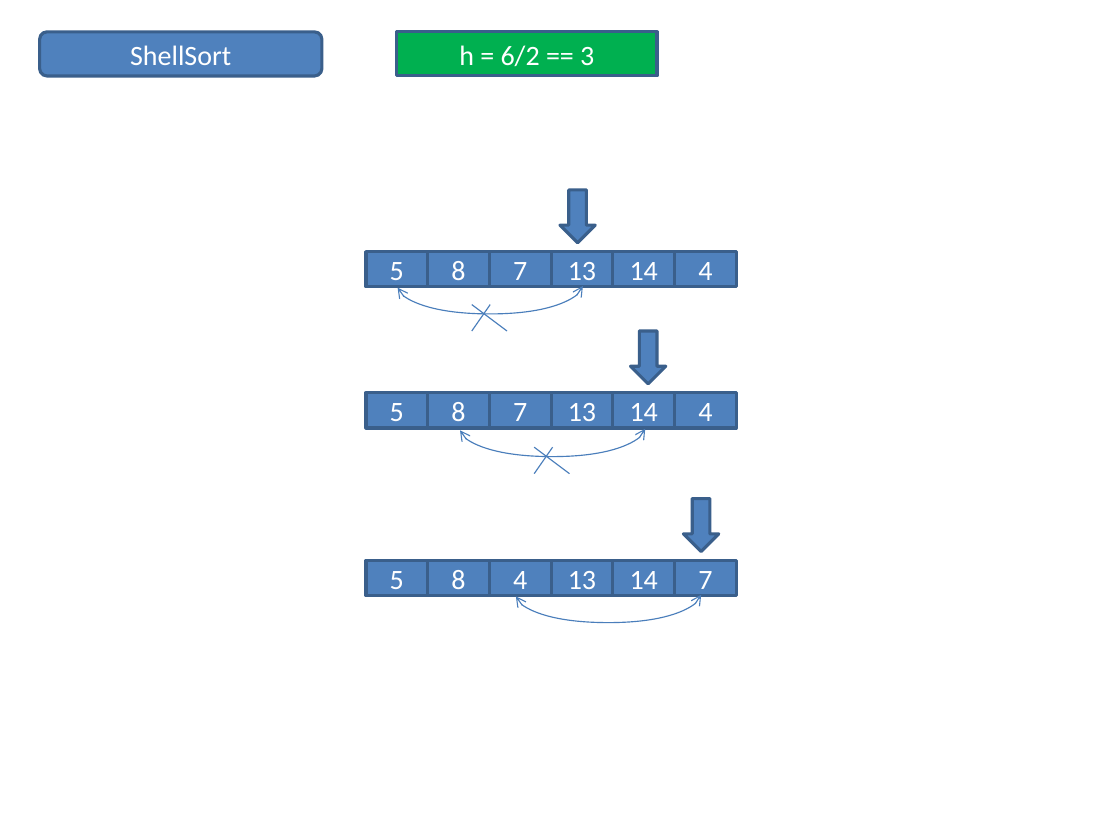
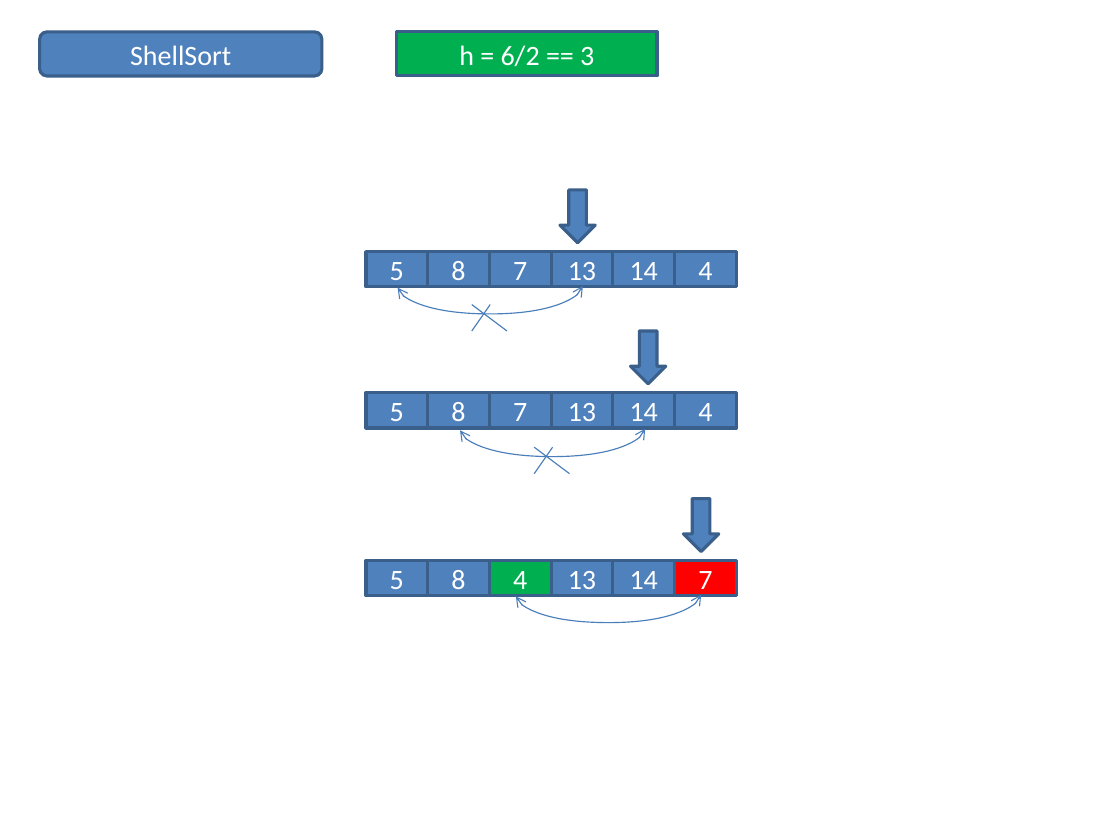
Before and after one commit to LearningPracticeTheory/Data-Structure, a slide deck: slide 3 of JDS7/JDS7.pptx (slide 2 before the commit). Drawn at 1120x840 pixels with LibreOffice and Linux fonts; fonts in the diff are those of the drawing. Boxes give left, top, right and bottom in pixels: in the first picture for what was removed or moved away, otherwise in the second. Text is boxed around its words. In the diff, an @@ line names an element or a change of style, - is before the commit and + after.

```diff
--- a/JDS7/JDS7.pptx
+++ b/JDS7/JDS7.pptx
@@ rectangle "4" at [489,560,551,595]: fill #4F81BD to #00B050 @@
@@ rectangle "7" at [674,560,736,595]: fill #4F81BD to #FF0000 @@
```
Also in this commit, not shown: 6 slides added, 2 slides removed.
